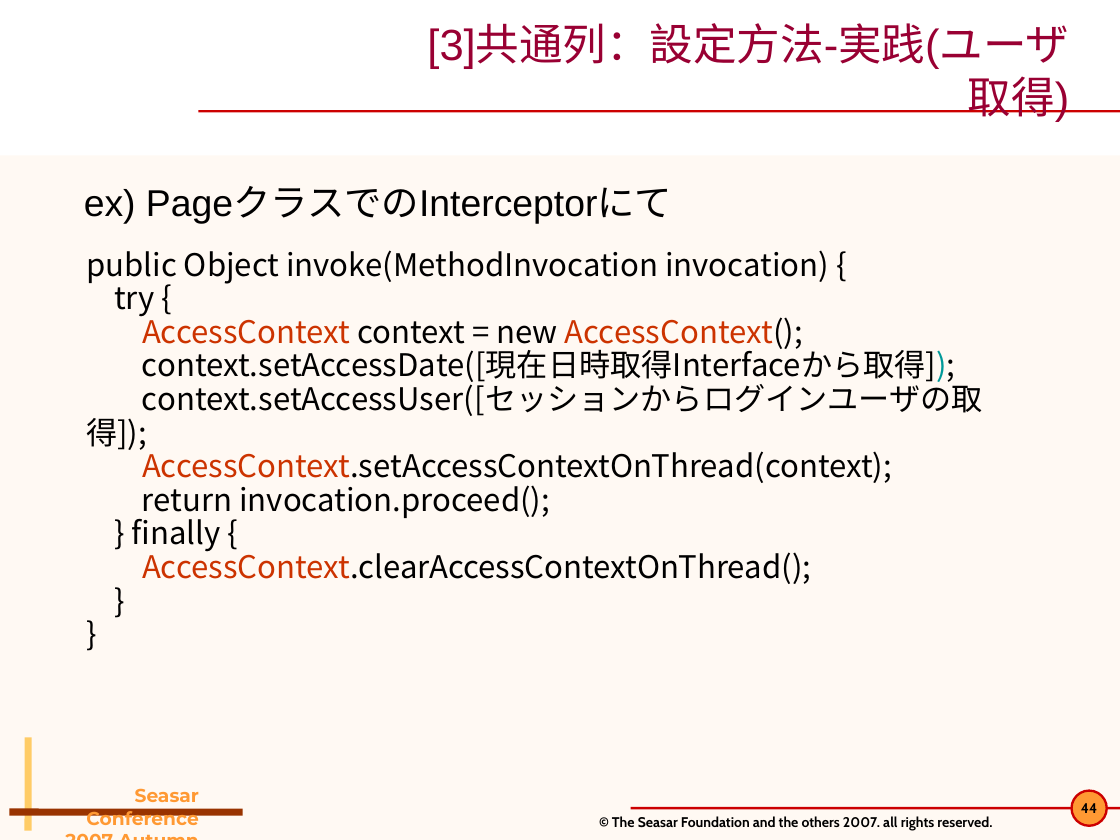
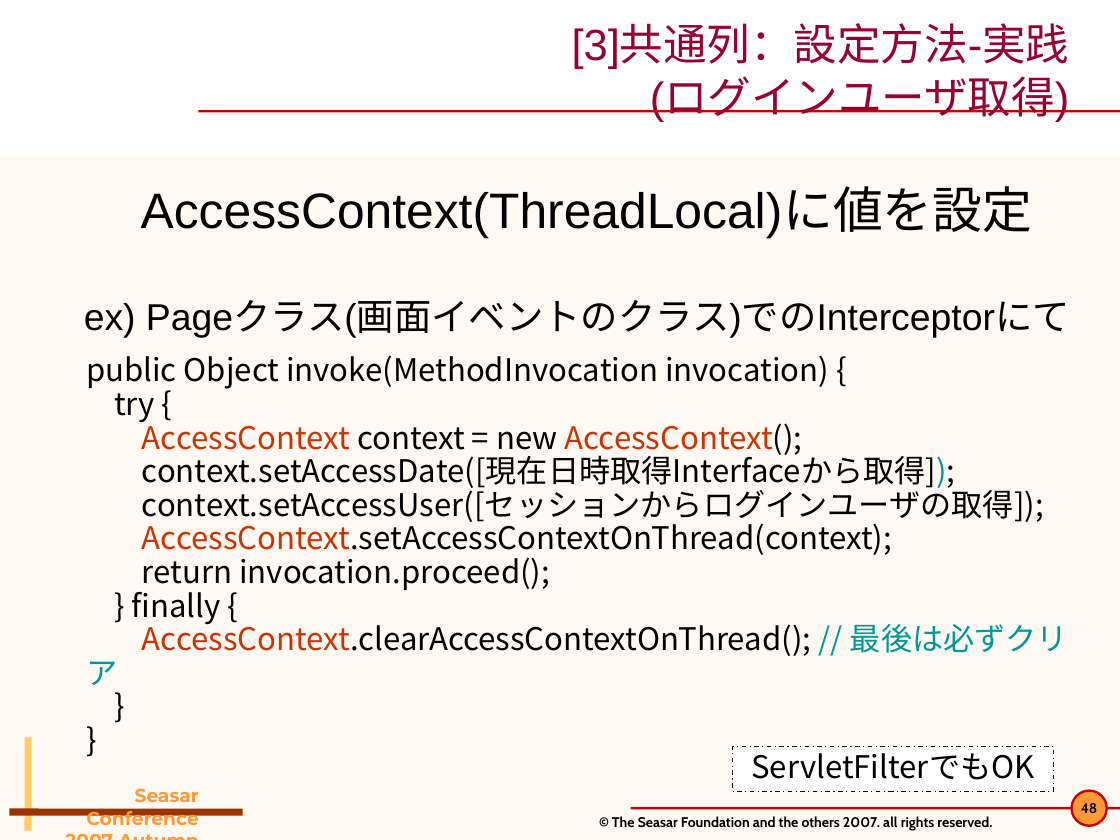
Before and after one commit to seasarorg/dbflute, a slide deck: slide 48 of dbflute/etc/doc/pres/sc2007a_2-DBFlute.ppt (slide 44 before the commit). Drawn at 1120x840 pixels with LibreOffice and Linux fonts; fonts in the diff are those of the drawing; background and template pictures are left out. Boxes give left, top, right and bottom in pixels: in the first picture for what was removed or moved away, otherwise in the second. Text is boxed around its words. In the diff, an @@ line names an element or a change of style, - is before the commit and + after.

```diff
--- a/dbflute/etc/doc/pres/sc2007a_2-DBFlute.ppt
+++ b/dbflute/etc/doc/pres/sc2007a_2-DBFlute.ppt
@@ title at <box>572,26,1070,122</box>: text changed @@
-[3]共通列：設定方法-実践(ユーザ取得)
+[3]共通列：設定方法-実践
+(ログインユーザ取得)
@@ text at <box>84,188,1070,338</box>: text changed @@
-ex) PageクラスでのInterceptorにて
+AccessContext(ThreadLocal)に値を設定
+ex) Pageクラス(画面イベントのクラス)でのInterceptorにて
@@ text "public Object invoke(MethodInvocation invocation) {": place and size @@
-text "public Object invoke(MethodInvocation invocation) {" at <box>86,250,983,584</box>
+text "public Object invoke(MethodInvocation invocation) {" at <box>86,355,1068,685</box>
@@ text at <box>86,619,1068,685</box>: text changed @@
-AccessContext.clearAccessContextOnThread();
+AccessContext.clearAccessContextOnThread(); // 最後は必ずクリア
@@ rectangle added at <box>732,746,1054,791</box>, fill #FFFFFF, outline #000000 0.74 pt dashed, 20 pt, text #000000 @@
+ServletFilterでもOK
@@ page number at <box>1081,803,1098,813</box>: text changed @@
-44
+48
```
Also in this commit, not shown: 11 other slides changed, 4 slides added.
